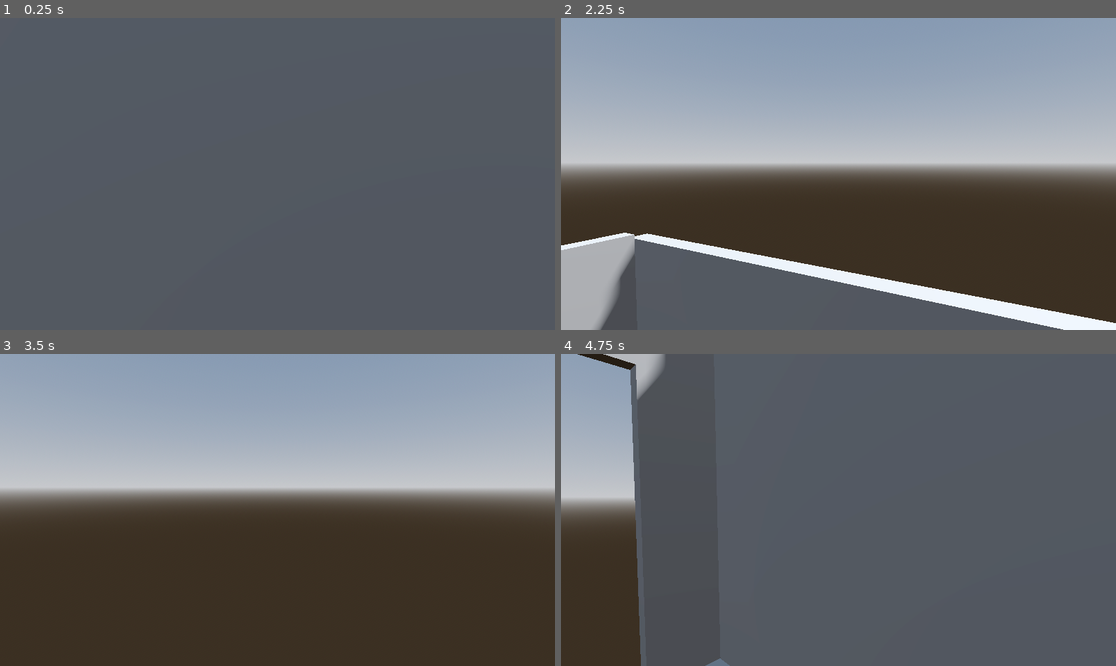
Above: before the commit, frames 1-4 (two rows, left to right).
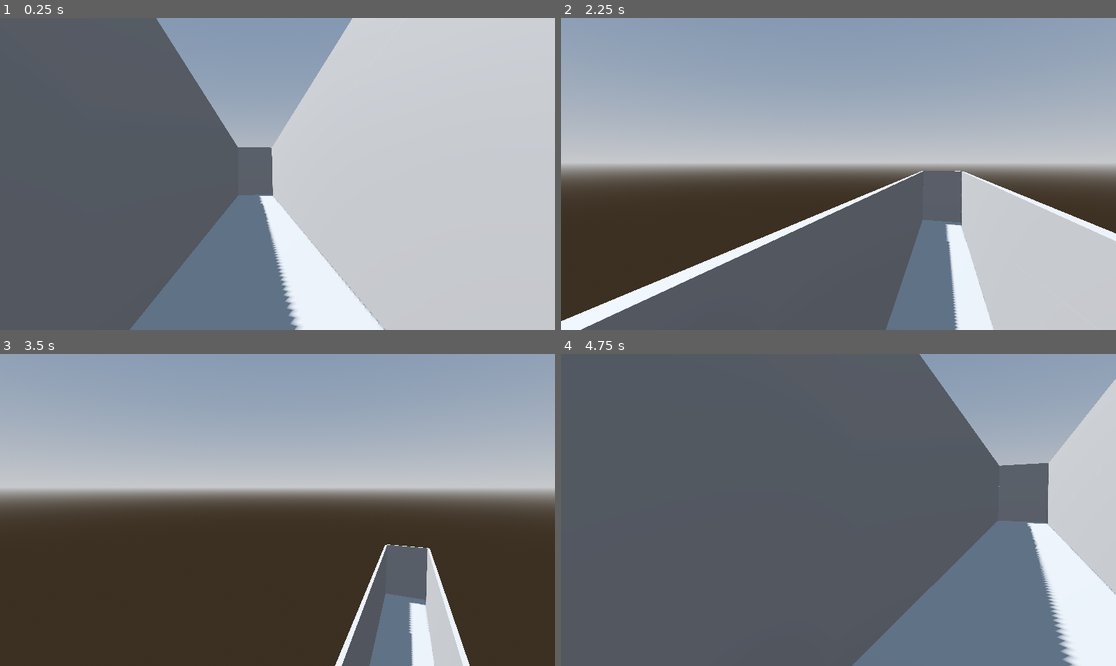
Above: after the commit, the same moments.

Repository: filloso/aps112
Game: Godot game, scene res://scenes/corridor.tscn
The game is run twice, just before and just after one commit, with the same random seed, the same clock (stepped at 60 frames per second) and the same inputs. This scene is started directly instead of the project's main scene.
Inputs (mouse positions are in pixels of both pictures, inside the frame that each line leads up to):
- Up to frame 1 (0.25 s): no input
- Up to frame 2 (2.25 s): tap Enter (ui_accept) at 0.5, 0.77, 1.52 s; move the mouse to (960, 158) at 0.52 s; hold Right (ui_right) 0.53-1.28 s; click (960, 158) at 0.67 s; move the mouse to (810, 174) at 1.27 s; hold Up (ui_up) from 1.28 s (still down); move the mouse to (849, 167) at 2.02 s
- Up to frame 3 (3.5 s): keep holding Up (ui_up); tap Enter (ui_accept) at 2.75, 3.02 s; move the mouse to (271, 516) at 2.77 s; click (271, 516) at 2.92 s
- Up to frame 4 (4.75 s): keep holding Up (ui_up); move the mouse to (877, 513) at 3.52 s; tap Enter (ui_accept) at 3.77, 4.52 s; move the mouse to (794, 506) at 4.27 s

The runs differ from the first frame. In frame 1, 63% of the frame differs, in the area x 23-100%, y 0-100%; in frame 2, 29%; in frame 3, 6.2%; in frame 4, 42%.

Commit message:
Added teleportation system

Diff:
--- a/scenes/UpperGym.tscn
+++ b/scenes/UpperGym.tscn
@@ -1,8 +1,9 @@
-[gd_scene load_steps=7 format=3 uid="uid://c44vh54h4ttve"]
+[gd_scene load_steps=8 format=3 uid="uid://c44vh54h4ttve"]
 
 [ext_resource type="PackedScene" uid="uid://bs72ogkvdd7d6" path="res://addons/proto_controller/proto_controller.tscn" id="1_4lmt2"]
-[ext_resource type="PackedScene" uid="uid://dnqbbf76xop42" path="res://scenes/teleport.tscn" id="1_6fvth"]
+[ext_resource type="PackedScene" uid="uid://dcg38qlvi56h1" path="res://scenes/weightRoomTeleporter.tscn" id="1_6fvth"]
 [ext_resource type="Script" path="res://addons/measuring_tape/measuring_tape_3d.gd" id="2_2uxxd"]
+[ext_resource type="PackedScene" uid="uid://bpw88aac1h5en" path="res://scenes/corridorTeleporter.tscn" id="4_obog8"]
 
 [sub_resource type="ProceduralSkyMaterial" id="ProceduralSkyMaterial_0f2jy"]
 sky_horizon_color = Color(0.64625, 0.65575, 0.67075, 1)
@@ -26,60 +27,58 @@
 transform = Transform3D(-0.866024, -0.433016, 0.250001, 0, 0.499998, 0.866026, -0.500003, 0.749999, -0.43301, -2, 4.2, -0.1)
 shadow_enabled = true
 
-[node name="CSGCombiner3D" type="CSGCombiner3D" parent="."]
+[node name="BasicLayout" type="CSGCombiner3D" parent="."]
 transform = Transform3D(1, 0, 0, 0, 1, 0, 0, 0, 1, 0, 0.1, -0.1)
 use_collision = true
 
-[node name="RailingLeft" type="CSGBox3D" parent="CSGCombiner3D"]
+[node name="RailingLeft" type="CSGBox3D" parent="BasicLayout"]
 transform = Transform3D(1, 0, 0, 0, 1, 0, 0, 0, 1, -8.85, 0.5, -14.5)
 size = Vector3(0.25, 0.45, 21.4)
 
-[node name="RailingRight" type="CSGBox3D" parent="CSGCombiner3D"]
+[node name="RailingRight" type="CSGBox3D" parent="BasicLayout"]
 transform = Transform3D(1, 0, 0, 0, 1, 0, 0, 0, 1, 2.35, 0.5, -14.5)
 size = Vector3(0.25, 0.45, 21.4)
 
-[node name="RectangleFloor" type="CSGBox3D" parent="CSGCombiner3D"]
+[node name="RectangleFloor" type="CSGBox3D" parent="BasicLayout"]
 transform = Transform3D(1, 0, 0, 0, 1, 0, 0, 0, 1, -3.197, 0, -14.5)
 use_collision = true
 size = Vector3(11.31, 0.5, 21.44)
 
-[node name="CircleFloor" type="CSGCylinder3D" parent="CSGCombiner3D"]
+[node name="CircleFloor" type="CSGCylinder3D" parent="BasicLayout"]
 transform = Transform3D(1, 0, 0, 0, 1, 0, 0, 0, 1, -3.252, 0, -25.157)
 radius = 5.7
 height = 0.5
 sides = 30
 
-[node name="CircleRailing" type="CSGCylinder3D" parent="CSGCombiner3D/CircleFloor"]
+[node name="CircleRailing" type="CSGCylinder3D" parent="BasicLayout/CircleFloor"]
 transform = Transform3D(1, 0, 0, 0, 1, 0, 0, 0, 1, 0, 0.5, 0)
 radius = 5.7
 height = 0.45
 sides = 30
 
-[node name="CircleSubtract" type="CSGCylinder3D" parent="CSGCombiner3D/CircleFloor/CircleRailing"]
+[node name="CircleSubtract" type="CSGCylinder3D" parent="BasicLayout/CircleFloor/CircleRailing"]
 operation = 2
 radius = 5.4
 height = 0.45
 sides = 30
 
-[node name="RectangleSubtract" type="CSGBox3D" parent="CSGCombiner3D/CircleFloor/CircleRailing"]
+[node name="RectangleSubtract" type="CSGBox3D" parent="BasicLayout/CircleFloor/CircleRailing"]
 transform = Transform3D(1, 0, 0, 0, 1, 0, 0, 0, 1, 4.76837e-07, 0, 10.657)
 operation = 2
 use_collision = true
 size = Vector3(11, 0.45, 21.44)
 
-[node name="Wall" type="CSGBox3D" parent="CSGCombiner3D"]
+[node name="Wall" type="CSGBox3D" parent="BasicLayout"]
 transform = Transform3D(1, 0, 0, 0, 1, 0, 0, 0, 1, -3.19995, 2.1, -3.3)
 size = Vector3(11.31, 4, 0.5)
 
-[node name="Door" type="CSGBox3D" parent="CSGCombiner3D/Wall"]
-transform = Transform3D(1, 0, 0, 0, 1, 0, 0, 0, 1, -3.33231, -1.1, 0)
+[node name="Door" type="CSGBox3D" parent="BasicLayout/Wall"]
+transform = Transform3D(1, 0, 0, 0, 1, 0, 0, 0, 1, -3.33231, -0.948847, 0)
 operation = 2
-size = Vector3(0.8, 1.8, 1)
+snap = 1e-06
+size = Vector3(1, 1.8, 1)
 
-[node name="Teleport" parent="CSGCombiner3D/Wall" instance=ExtResource("1_6fvth")]
-transform = Transform3D(1, 0, 0, 0, 1, 0, 0, 0, 1, -3.40542, -1.13997, 4.14228)
-
-[node name="RectangleFloor2" type="CSGBox3D" parent="CSGCombiner3D"]
+[node name="RectangleFloor2" type="CSGBox3D" parent="BasicLayout"]
 transform = Transform3D(1, 0, 0, 0, 1, 0, 0, 0, 1, -3.294, 0, -0.42)
 use_collision = true
 size = Vector3(11.31, 0.5, 7)
@@ -100,3 +99,11 @@
 [node name="Rowing" type="CSGBox3D" parent="Machines"]
 transform = Transform3D(1, 0, 0, 0, 1, 0, 0, 0, 1, -7.76094, 0.679007, -5.82404)
 size = Vector3(1.93851, 0.594971, 0.625732)
+
+[node name="Teleports - Enter to Teleport" type="Node3D" parent="."]
+transform = Transform3D(1, 0, 0, 0, 1, 0, 0, 0, 1, -2.30444, 0.940683, 1.32892)
+
+[node name="WeightRoomTeleport" parent="Teleports - Enter to Teleport" instance=ExtResource("1_6fvth")]
+transform = Transform3D(1, 0, 0, 0, 1, 0, 0, 0, 1, -4.23442, 0.0944368, -0.219887)
+
+[node name="CorridorTeleport" parent="Teleports - Enter to Teleport" instance=ExtResource("4_obog8")]
--- a/scenes/corridor.tscn
+++ b/scenes/corridor.tscn
@@ -1,6 +1,8 @@
-[gd_scene load_steps=5 format=3 uid="uid://c80k3yx50bqqt"]
+[gd_scene load_steps=7 format=3 uid="uid://c80k3yx50bqqt"]
 
 [ext_resource type="PackedScene" uid="uid://bs72ogkvdd7d6" path="res://addons/proto_controller/proto_controller.tscn" id="1_6ref0"]
+[ext_resource type="PackedScene" uid="uid://dveunjwnwphm5" path="res://scenes/upperGymTeleporter.tscn" id="2_n20i7"]
+[ext_resource type="PackedScene" uid="uid://dcg38qlvi56h1" path="res://scenes/weightRoomTeleporter.tscn" id="3_hqpe0"]
 
 [sub_resource type="ProceduralSkyMaterial" id="ProceduralSkyMaterial_gtkt8"]
 sky_horizon_color = Color(0.64625, 0.65575, 0.67075, 1)
@@ -51,8 +53,20 @@
 [node name="CSGCombiner3D" type="CSGCombiner3D" parent="."]
 use_collision = true
 
-[node name="Floor" type="CSGBox3D" parent="CSGCombiner3D"]
+[node name="CorridorFloor" type="CSGBox3D" parent="CSGCombiner3D"]
 size = Vector3(16.52, 0.5, 1.85)
 
+[node name="OutsideFloor" type="CSGBox3D" parent="CSGCombiner3D"]
+transform = Transform3D(1, 0, 0, 0, 1, 0, 0, 0, 1, -10.8101, -2.38419e-07, 0.14039)
+size = Vector3(5.12088, 0.5, 6.76167)
+
 [node name="ProtoController" parent="." instance=ExtResource("1_6ref0")]
-transform = Transform3D(1, 0, 0, 0, 1, 0, 0, 0, 1, -6.44542, 0, -0.0307596)
+transform = Transform3D(-0.0823855, -0.0016162, -0.996599, -0.00476502, 0.999988, -0.00122778, 0.996589, 0.00464766, -0.0823922, -6.44542, 0, -0.0307596)
+
+[node name="Teleports" type="Node3D" parent="."]
+
+[node name="upperGymTeleporter" parent="Teleports" instance=ExtResource("2_n20i7")]
+transform = Transform3D(1, 0, 0, 0, 1, 0, 0, 0, 1, -11.7473, 0.919681, -1.72147)
+
+[node name="weightRoomTeleporter" parent="Teleports" instance=ExtResource("3_hqpe0")]
+transform = Transform3D(1, 0, 0, 0, 1, 0, 0, 0, 1, -11.7704, 0.849545, 2.12414)
--- /dev/null
+++ b/scenes/corridorTeleporter.tscn
@@ -0,0 +1,19 @@
+[gd_scene load_steps=4 format=3 uid="uid://bpw88aac1h5en"]
+
+[ext_resource type="Script" path="res://scripts/corridor_teleporter.gd" id="1_enht0"]
+
+[sub_resource type="SphereShape3D" id="SphereShape3D_putb6"]
+
+[sub_resource type="StandardMaterial3D" id="StandardMaterial3D_s20gw"]
+albedo_color = Color(0.872693, 0.497414, 1.92523e-07, 1)
+
+[node name="corridorTeleporter" type="Node3D"]
+script = ExtResource("1_enht0")
+
+[node name="Area3D" type="Area3D" parent="."]
+
+[node name="CollisionShape3D" type="CollisionShape3D" parent="Area3D"]
+shape = SubResource("SphereShape3D_putb6")
+
+[node name="CSGSphere3D" type="CSGSphere3D" parent="Area3D"]
+material = SubResource("StandardMaterial3D_s20gw")
--- a/scenes/teleport.tscn
+++ /dev/null
@@ -1,6 +0,0 @@
-[gd_scene format=3 uid="uid://dnqbbf76xop42"]
-
-[node name="Teleport" type="Node3D"]
-
-[node name="Teleport" type="CSGSphere3D" parent="."]
-use_collision = true
--- /dev/null
+++ b/scenes/upperGymTeleporter.tscn
@@ -0,0 +1,19 @@
+[gd_scene load_steps=4 format=3 uid="uid://dveunjwnwphm5"]
+
+[ext_resource type="Script" path="res://scripts/upper_gym_teleporter.gd" id="1_ft6ta"]
+
+[sub_resource type="SphereShape3D" id="SphereShape3D_gl76g"]
+
+[sub_resource type="StandardMaterial3D" id="StandardMaterial3D_yqq4e"]
+albedo_color = Color(0.87451, 0.141176, 0, 1)
+
+[node name="upperGymTeleporter" type="Node3D"]
+script = ExtResource("1_ft6ta")
+
+[node name="Area3D" type="Area3D" parent="."]
+
+[node name="CollisionShape3D" type="CollisionShape3D" parent="Area3D"]
+shape = SubResource("SphereShape3D_gl76g")
+
+[node name="CSGSphere3D" type="CSGSphere3D" parent="Area3D"]
+material = SubResource("StandardMaterial3D_yqq4e")
--- /dev/null
+++ b/scenes/weightRoomTeleporter.tscn
@@ -0,0 +1,19 @@
+[gd_scene load_steps=4 format=3 uid="uid://dcg38qlvi56h1"]
+
+[ext_resource type="Script" path="res://teleport.gd" id="1_8hrpd"]
+
+[sub_resource type="SphereShape3D" id="SphereShape3D_fl1n8"]
+
+[sub_resource type="StandardMaterial3D" id="StandardMaterial3D_lgg0h"]
+albedo_color = Color(0.231373, 0.615686, 1, 1)
+
+[node name="weightRoomTeleporter" type="Node3D"]
+script = ExtResource("1_8hrpd")
+
+[node name="Area3D" type="Area3D" parent="."]
+
+[node name="CollisionShape3D" type="CollisionShape3D" parent="Area3D"]
+shape = SubResource("SphereShape3D_fl1n8")
+
+[node name="CSGSphere3D" type="CSGSphere3D" parent="Area3D"]
+material = SubResource("StandardMaterial3D_lgg0h")
--- a/scenes/weight_room.tscn
+++ b/scenes/weight_room.tscn
@@ -1,6 +1,8 @@
-[gd_scene load_steps=5 format=3 uid="uid://dv6fn7t6ty416"]
+[gd_scene load_steps=7 format=3 uid="uid://dv6fn7t6ty416"]
 
 [ext_resource type="PackedScene" uid="uid://bs72ogkvdd7d6" path="res://addons/proto_controller/proto_controller.tscn" id="1_k2agc"]
+[ext_resource type="PackedScene" uid="uid://dveunjwnwphm5" path="res://scenes/upperGymTeleporter.tscn" id="2_5ws8j"]
+[ext_resource type="PackedScene" uid="uid://bpw88aac1h5en" path="res://scenes/corridorTeleporter.tscn" id="3_f50ur"]
 
 [sub_resource type="ProceduralSkyMaterial" id="ProceduralSkyMaterial_dkpty"]
 sky_horizon_color = Color(0.64625, 0.65575, 0.67075, 1)
@@ -27,8 +29,12 @@
 [node name="CSGCombiner3D" type="CSGCombiner3D" parent="."]
 use_collision = true
 
-[node name="Floor" type="CSGBox3D" parent="CSGCombiner3D"]
+[node name="MainFloor" type="CSGBox3D" parent="CSGCombiner3D"]
 size = Vector3(15.5, 0.5, 9.658)
+
+[node name="OutsideFloor" type="CSGBox3D" parent="CSGCombiner3D"]
+transform = Transform3D(1, 0, 0, 0, 1, 0, 0, 0, 1, 10.789, -0.0157685, 0.00149345)
+size = Vector3(5.33398, 0.5, 9.658)
 
 [node name="Walls" type="CSGCombiner3D" parent="."]
 use_collision = true
@@ -55,4 +61,12 @@
 size = Vector3(15.5, 4, 0.5)
 
 [node name="ProtoController" parent="." instance=ExtResource("1_k2agc")]
-transform = Transform3D(1, 0, 0, 0, 1, 0, 0, 0, 1, 3.42407, 0.249998, 0.585521)
+transform = Transform3D(0.0366611, 0, 0.999328, 0, 1, 0, -0.999328, 0, 0.0366611, 3.42407, 0.249998, 0.585521)
+
+[node name="Teleports" type="Node3D" parent="."]
+
+[node name="corridorTeleporter" parent="Teleports" instance=ExtResource("3_f50ur")]
+transform = Transform3D(1, 0, 0, 0, 1, 0, 0, 0, 1, 11.1365, 0.776769, 2.47234)
+
+[node name="upperGymTeleporter" parent="Teleports" instance=ExtResource("2_5ws8j")]
+transform = Transform3D(1, 0, 0, 0, 1, 0, 0, 0, 1, 11.3247, 0.875538, -1.75929)
--- /dev/null
+++ b/scripts/corridor_teleporter.gd
@@ -0,0 +1,13 @@
+extends Node3D
+
+@export var target_position: Vector3  # Set this in the Inspector for teleport location
+
+func _ready() -> void:
+	# Connect the Area3D signal
+	var area = $Area3D
+	area.body_entered.connect(_on_body_entered)
+
+func _on_body_entered(body: Node3D) -> void:
+	if body is CharacterBody3D:  # Check if it's a player or character
+		print(body.name, " entered the teleport!")
+		get_tree().change_scene_to_file("res://scenes/corridor.tscn")  # Teleport player
--- /dev/null
+++ b/scripts/upper_gym_teleporter.gd
@@ -0,0 +1,13 @@
+extends Node3D
+
+@export var target_position: Vector3  # Set this in the Inspector for teleport location
+
+func _ready() -> void:
+	# Connect the Area3D signal
+	var area = $Area3D
+	area.body_entered.connect(_on_body_entered)
+
+func _on_body_entered(body: Node3D) -> void:
+	if body is CharacterBody3D:  # Check if it's a player or character
+		print(body.name, " entered the teleport!")
+		get_tree().change_scene_to_file("res://scenes/UpperGym.tscn")  # Teleport player
--- a/scripts/teleport.gd
+++ b/scripts/weight_room_teleporter.gd
@@ -1,11 +1,19 @@
 extends Node3D
-
 
 # Called when the node enters the scene tree for the first time.
 func _ready() -> void:
+	var weightRoomTP = $"."
+	var player = $"../ProtoController"
 	pass # Replace with function body.
 
 
 # Called every frame. 'delta' is the elapsed time since the previous frame.
 func _process(delta: float) -> void:
+	if ()
 	pass
+
+func _on_body_entered() -> void:
+	#get_tree().change_scene_to_file("res://scenes/weight_room.tscn")
+
+func _on_area_3d_body_entered(body):
+	print($".".name, " entered the area!")
--- /dev/null
+++ b/teleport.gd
@@ -0,0 +1,13 @@
+extends Node3D
+
+@export var target_position: Vector3  # Set this in the Inspector for teleport location
+
+func _ready() -> void:
+	# Connect the Area3D signal
+	var area = $Area3D
+	area.body_entered.connect(_on_body_entered)
+
+func _on_body_entered(body: Node3D) -> void:
+	if body is CharacterBody3D:  # Check if it's a player or character
+		print(body.name, " entered the teleport!")
+		get_tree().change_scene_to_file("res://scenes/weight_room.tscn")  # Teleport player
